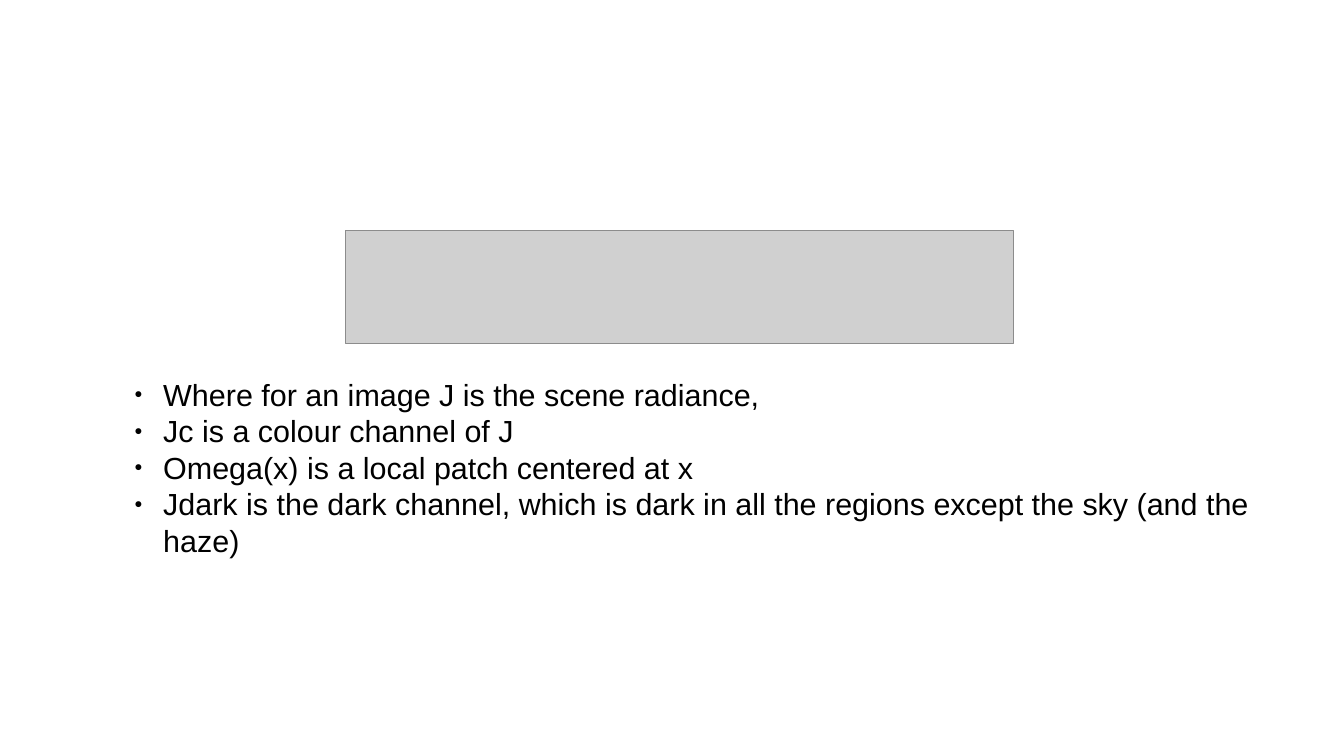
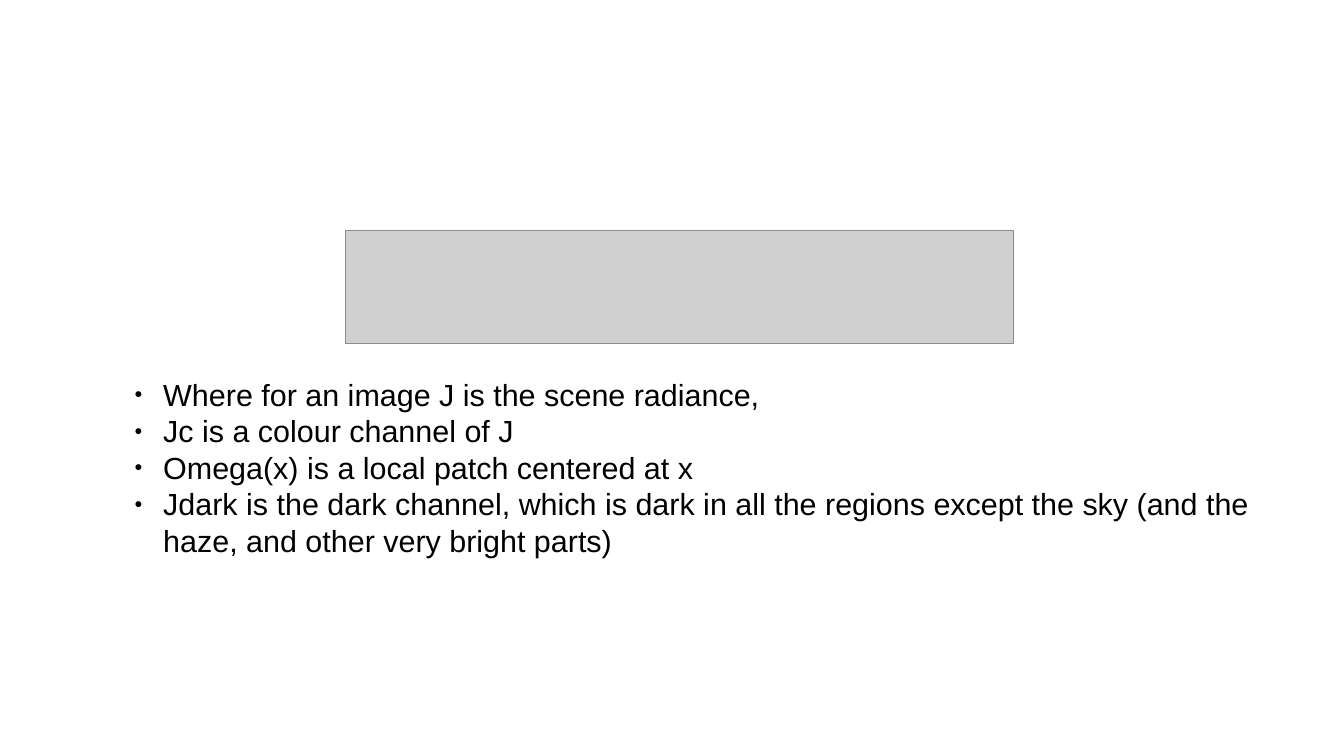
Before and after one commit to divy-kala/Single-Image-Haze-Removal-Using-Dark-Channel-Prior, a slide deck: slide 3 of singleimage.odp (slide 4 before the commit). Drawn at 1344x756 pixels with LibreOffice and Linux fonts; fonts in the diff are those of the drawing; grey boxes stand for pictures; background and template pictures are left out. Boxes give left, top, right and bottom in pixels: in the first picture for what was removed or moved away, otherwise in the second. Text is boxed around its words. In the diff, an @@ line names an element or a change of style, - is before the commit and + after.

```diff
--- a/singleimage.odp
+++ b/singleimage.odp
@@ text at (x1=163, y1=493, x2=1248, y2=558): text changed @@
-● Jdark is the dark channel, which is dark in all the regions except the sky (and the haze)
+● Jdark is the dark channel, which is dark in all the regions except the sky (and the haze, and other very bright parts)
```
Also in this commit, not shown: 1 other slide changed, 4 slides added, 2 slides removed, 2 other files.
